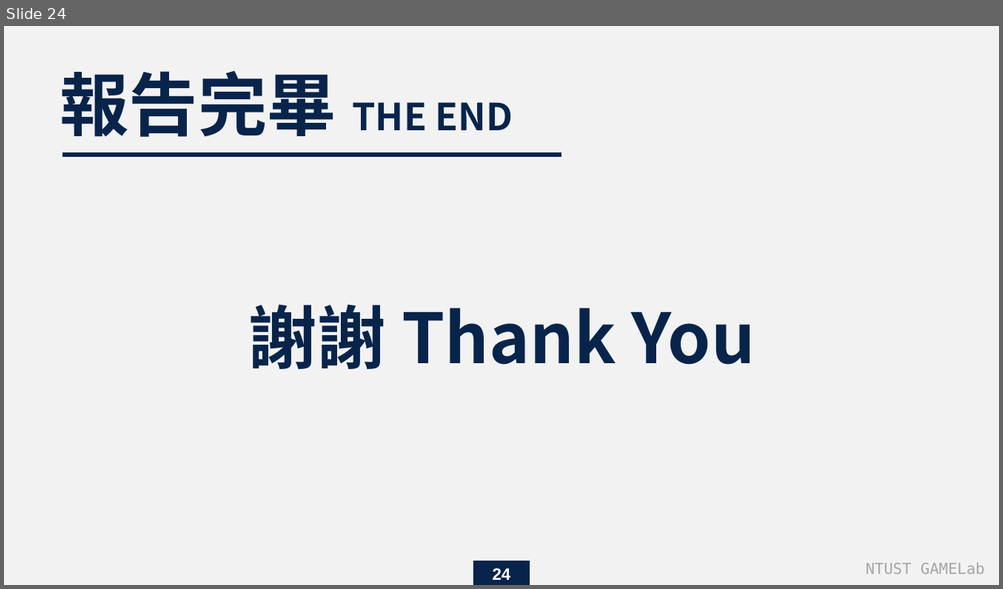
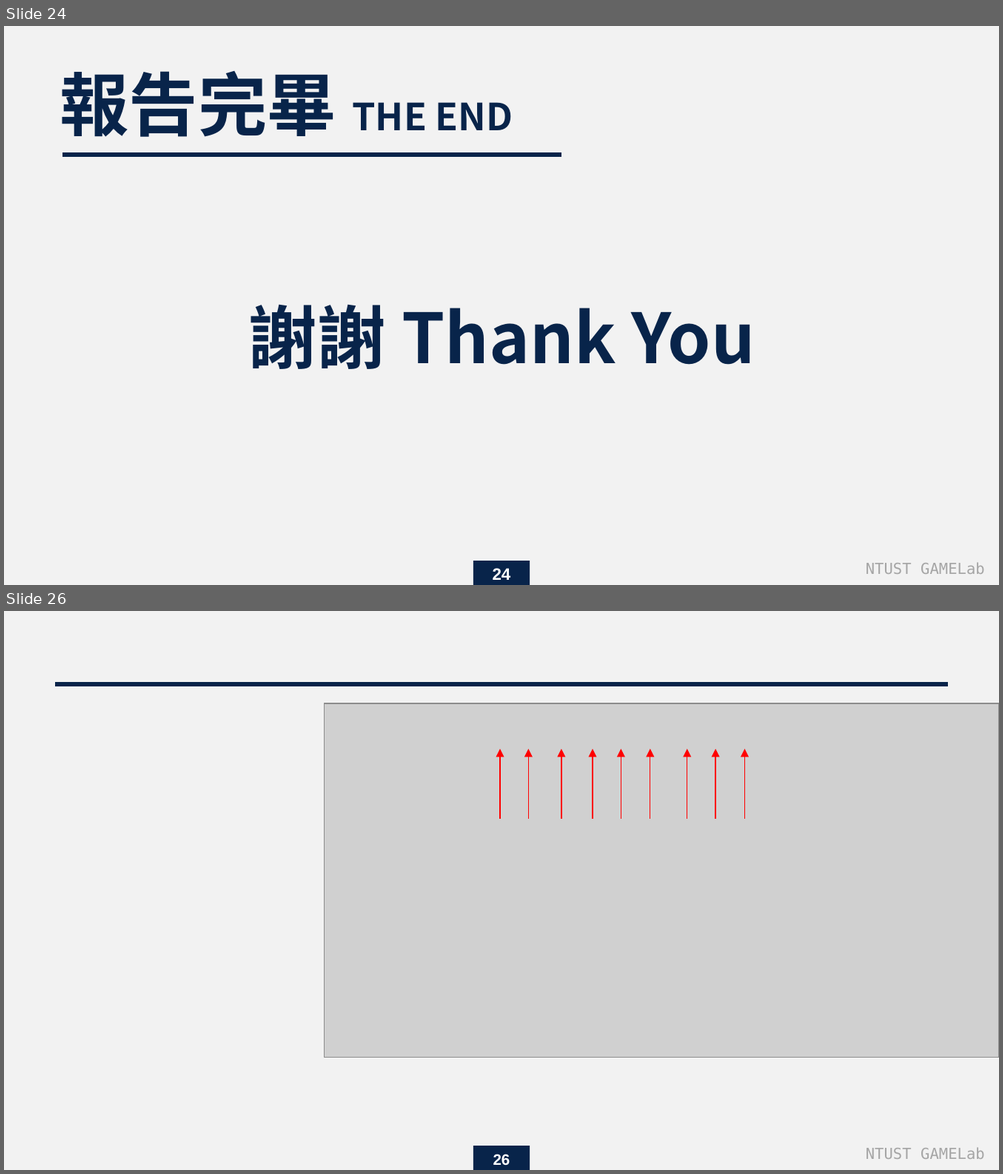
Before and after one commit to endman100/paper-, a slide deck: Masked Autoencoders Are Scalable Vision Learners.pptx. Shown one above the other, each under a label of ours: slide 24 before the commit, slides 24 and 26 after it; the slides between them are not shown. The pictures are 1003x589 and 1003x1174 pixels, drawn with LibreOffice and Linux fonts; fonts in the diff are those of the drawing; grey boxes stand for pictures. Boxes give left, top, right and bottom in pixels: in the first picture for what was removed or moved away, otherwise in the second. Text is boxed around its words. In the diff, an @@ line names an element or a change of style, - is before the commit and + after.

```diff
--- a/Masked Autoencoders Are Scalable Vision Learners.pptx
+++ b/Masked Autoencoders Are Scalable Vision Learners.pptx
@@ slide 26 added at (4, 611, 999, 1170), background #F2F2F2 @@
@@ line added from (947, 684) to (56, 684), #08244A 3 pt @@
@@ group added at (324, 703, 999, 1057): 9 arrows, 1 picture @@
@@ rectangle added at (473, 1146, 530, 1170), fill #08244A @@
@@ page number added at (493, 1154, 510, 1166), 11 pt, text #FFFFFF, bold @@
+26
@@ text added at (865, 1147, 984, 1159), 11 pt, text #A5A5A5 @@
+NTUST GAMELab
```
Also in this commit, not shown: 9 slides changed, 1 other slide added.
